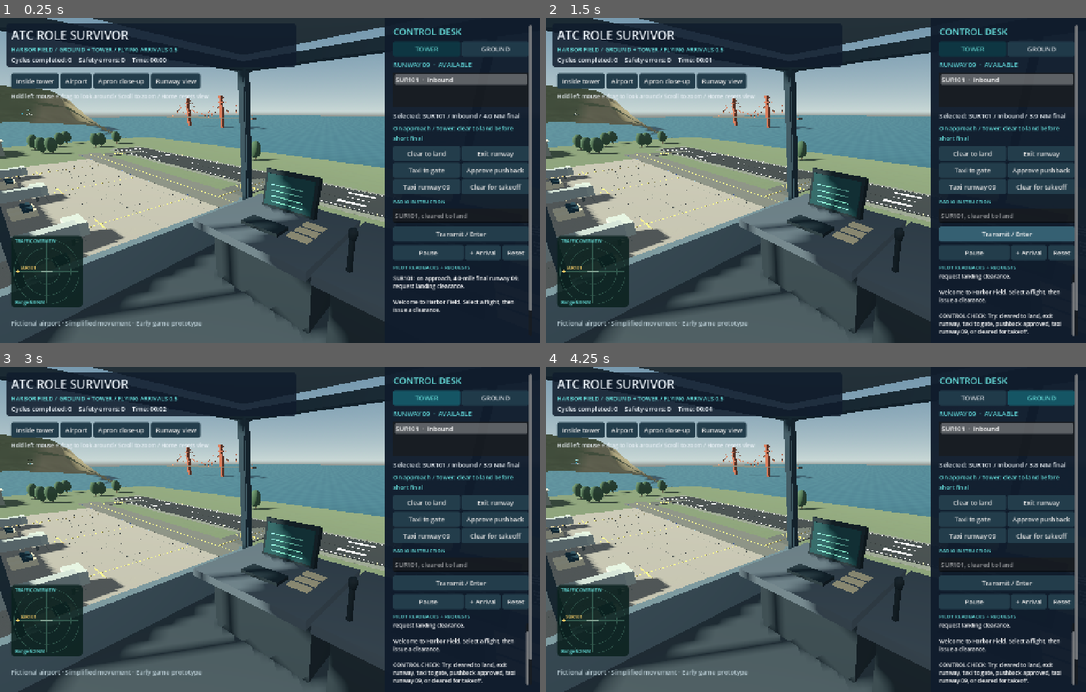
Above: before the commit, frames 1-4 (two rows, left to right).
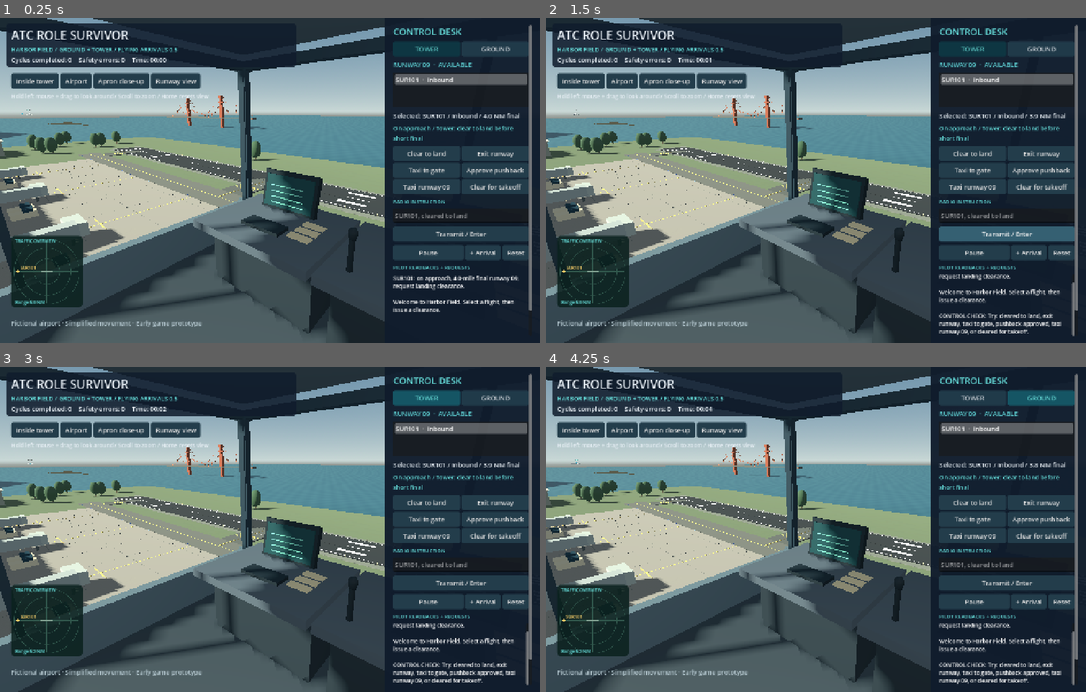
Above: after the commit, the same moments.

Repository: QCOX90/ATC-Role-Survivor
Game: Godot game, scene res://scenes/airport.tscn
Two runs of this game, one before a commit and one after it. Both use one fixed random seed, a clock stepped at 60 frames per second and the inputs below.
Inputs (mouse positions are in pixels of both pictures, inside the frame that each line leads up to):
- Up to frame 1 (0.25 s): no input
- Up to frame 2 (1.5 s): click (1005, 216) at 0.52 s; type "12" at 0.6 s; click "Transmit / Enter" at 1.25 s
- Up to frame 3 (3 s): click "Transmit / Enter" at 2 s; click "TOWER" at 2.75 s
- Up to frame 4 (4.25 s): click "GROUND" at 3.5 s

The runs differ from the first frame. In frame 1, 1.6% of the frame differs, in the area x 0-24%, y 20-38%; in frame 2, 1.6%; in frame 3, 1.6%; in frame 4, 1.6%.

Commit message:
Keep bay terrain clear of the incoming final approach corridor

Diff:
--- a/scripts/scenery.gd
+++ b/scripts/scenery.gd
@@ -11,6 +11,10 @@
 	hill += 65.0 * exp(-pow((x - 175.0) / 140.0, 2) - pow((z - 280.0) / 100.0, 2))
 	var detail := maxf(z - 85.0, absf(x) - 100.0)
 	var rough := noise.get_noise_2d(x, z) * 9.0 * smoothstep(0, 80, detail)
+	# Preserve the airport's approach corridor instead of raising a hill through final.
+	var corridor := smoothstep(18.0, 65.0, absf(z)) if x < 60 else 1.0
+	hill *= corridor
+	rough *= corridor
 	return lerpf(-2.0, -0.3 + hill + rough, land)
 
 func _ready() -> void:
